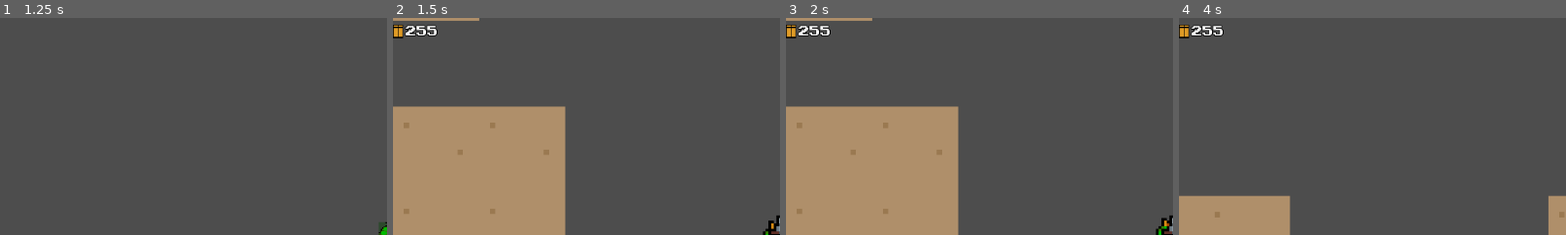
Above: before the commit, frames 1-4 (left to right).
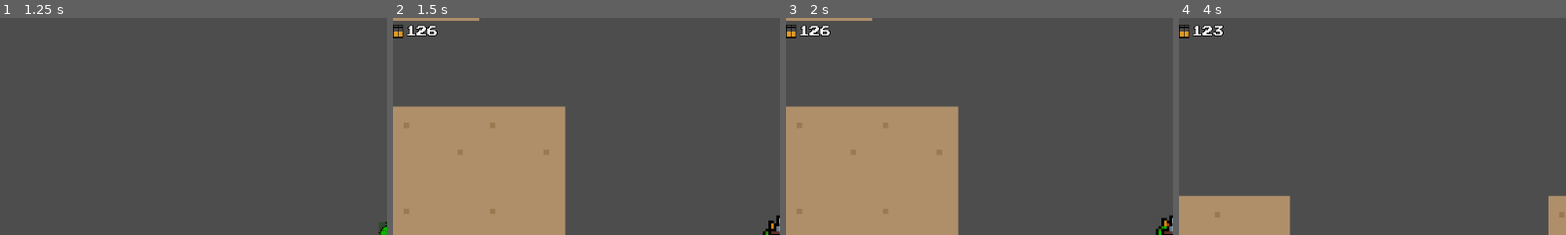
Above: after the commit, the same moments.

Repository: Tuzapeno/nuclear-throne-copy
Game: Godot game, scene res://Scenes/main.tscn
Two runs of this game, one before a commit and one after it. Both use one fixed random seed, a clock stepped at 60 frames per second and the inputs below.
Inputs (mouse positions are % of the whole screen's width and height, from its top left):
- Up to frame 1 (1.25 s): click "Play" at 0.5 s
- Up to frame 2 (1.5 s): click (50, 50) at 1.25 s
- Up to frame 3 (2 s): no input
- Up to frame 4 (4 s): tap Enter at 2 s; move the mouse to (72, 45) at 2.02 s; press the mouse at (72, 45) at 2.03 s; hold D (move_right) 2.03-2.78 s; tap O at 2.3, 2.85, 3.8 s; move the mouse to (30, 55) at 2.77 s; release the mouse at (30, 55) at 2.78 s; hold S (move_down) 2.78-3.53 s; click (30, 55) at 3.05 s; move the mouse to (60, 28) at 3.52 s; press the mouse at (60, 28) at 3.53 s; hold D (move_right) from 3.53 s (still down)
The pictures show only the part of the screen within x 0-50%, y 0-50%; the shares and areas given below are measured in that part.

Frame 1 is identical in both runs. In frame 2, 0.3% of the frame differs, in the area x 0-12%, y 3-9%; in frame 3, 0.3%; in frame 4, 0.3%.

Commit message:
refactor(Weapons): :art: Decouple the ammo manager code a bit

Diff:
--- a/Scripts/Singletons/ammo_manager.gd
+++ b/Scripts/Singletons/ammo_manager.gd
@@ -2,50 +2,33 @@
 
 signal ammo_changed(type: int, amount: int)
 
-enum { BULLET, ENERGY, SHELL, EXPLOSIVE, BOLT }
-
-enum { MAX_BULLET = 255,
-	MAX_ENERGY = 55,
-	MAX_SHELL = 55,
-	MAX_EXPLOSIVE = 55,
-	MAX_BOLT = 55 }
-
-var cebola = 999
-
-var ammo = {
-	BULLET: cebola,
-	ENERGY: cebola,
-	SHELL: cebola,
-	EXPLOSIVE: cebola,
-	BOLT: cebola
+const MAX_AMMO = {
+    AmmoTypes.BULLET_TYPE: 255,
+    AmmoTypes.ENERGY_TYPE: 55,
+    AmmoTypes.SHELL_TYPE: 55,
+    AmmoTypes.EXPLOSIVE_TYPE: 55,
+    AmmoTypes.BOLT_TYPE: 55
 }
 
-var max_ammo = {
-	BULLET: MAX_BULLET,
-	ENERGY: MAX_ENERGY,
-	SHELL: MAX_SHELL,
-	EXPLOSIVE: MAX_EXPLOSIVE,
-	BOLT: MAX_BOLT
-}
+var ammo: Dictionary = {}
 
-func _input(event: InputEvent) -> void:
-	if event is InputEventKey:
-		if event.keycode == KEY_O and event.pressed:
-			add_ammo(BULLET, 10)
-			add_ammo(ENERGY, 10)
-			add_ammo(SHELL, 10)
-			add_ammo(EXPLOSIVE, 10)
-			add_ammo(BOLT, 10)
+func _ready() -> void:
+    for type in MAX_AMMO.keys():
+        ammo[type] = MAX_AMMO[type] / 2
 
-func has_ammo(key: int, fire_cost: int) -> bool:
-	return ammo[key] >= fire_cost
+# TODO: Add a debug class to handle debug inputs
 
-func add_ammo(key: int, amount: int) -> void:
-	ammo[key] += amount
-	ammo[key] = clamp(ammo[key], 0, max_ammo[key])
-	emit_signal("ammo_changed", key, ammo[key])
+# func _input(event: InputEvent) -> void:
+#     if event.is_action_pressed("debug_add_ammo"):
+#         for type in MAX_AMMO.keys():
+#             add_ammo(type, 10)
 
-func spend_ammo(key: int, amount: int) -> void:
-	ammo[key] -= amount
-	ammo[key] = clamp(ammo[key], 0, max_ammo[key])
-	emit_signal("ammo_changed", key, ammo[key])
+func has_ammo(type: int, fire_cost: int) -> bool:
+    return ammo[type] >= fire_cost
+
+func add_ammo(type: int, amount: int) -> void:
+    ammo[type] = int(clamp(ammo[type] + amount, 0, MAX_AMMO[type]))
+    emit_signal("ammo_changed", type, ammo[type])
+
+func spend_ammo(type: int, amount: int) -> void:
+    add_ammo(type, -amount)
--- /dev/null
+++ b/Scripts/Singletons/ammo_types.gd
@@ -0,0 +1,17 @@
+class_name AmmoTypes
+
+enum {
+    BULLET_TYPE,
+    ENERGY_TYPE,
+    SHELL_TYPE,
+    EXPLOSIVE_TYPE,
+    BOLT_TYPE
+}
+
+enum {
+    MAX_BULLET_AMMO = 255,
+    MAX_ENERGY_AMMO = 55,
+    MAX_SHELL_AMMO = 55,
+    MAX_EXPLOSIVE_AMMO = 55,
+    MAX_BOLT_AMMO = 55
+}
--- a/Scripts/Singletons/globals.gd
+++ b/Scripts/Singletons/globals.gd
@@ -4,9 +4,9 @@
 
 enum MapTile { WALL, FLOOR, WEAPON_CHEST, AMMO_CHEST }
 
-var weapon_drop_scene_path: String = "res://Scenes/Weapons/Drops/"
+const weapon_drop_scene_path: String = "res://Scenes/Weapons/Drops/"
+
 var starting_weapon_scene := preload("res://Scenes/Weapons/pistol.tscn")
-
 var player: CharacterBody2D = null
 var tile_size: int = 32
 var half_tile: int = tile_size / 2
--- a/Scripts/UI/hud.gd
+++ b/Scripts/UI/hud.gd
@@ -16,6 +16,6 @@
 
 func _on_ammo_changed(type: int, value: int) -> void:
 	match type:
-		AmmoManager.BULLET:
+		AmmoTypes.BULLET_TYPE:
 			bullet_count.text = str(value)
 			bullet_bar.value = value
--- a/Scripts/Weapons/machinegun.gd
+++ b/Scripts/Weapons/machinegun.gd
@@ -3,7 +3,7 @@
 func _ready() -> void:
 	my_name = "Machinegun"
 	type = TYPE.FULL_AUTO
-	ammo_type = AmmoManager.BULLET
+	ammo_type = AmmoTypes.BULLET_TYPE
 	fire_rate = 0.3
 
 func fire():
--- a/Scripts/Weapons/pistol.gd
+++ b/Scripts/Weapons/pistol.gd
@@ -6,7 +6,7 @@
 func _ready() -> void:
     my_name = "Pistol"
     type = TYPE.SEMI_AUTO
-    ammo_type = AmmoManager.BULLET
+    ammo_type = AmmoTypes.BULLET_TYPE
     fire_rate = 0.1
 
 func fire() -> void:
--- a/Scripts/Weapons/weapon.gd
+++ b/Scripts/Weapons/weapon.gd
@@ -7,7 +7,7 @@
 
 @export var my_name: String = "Weapon"
 @export var type: int = TYPE.SEMI_AUTO
-@export var ammo_type: int = AmmoManager.BULLET
+@export var ammo_type: int = AmmoTypes.BULLET_TYPE
 @export var fire_rate: float = 1.0
 @export var fire_cost: int = 1
 
